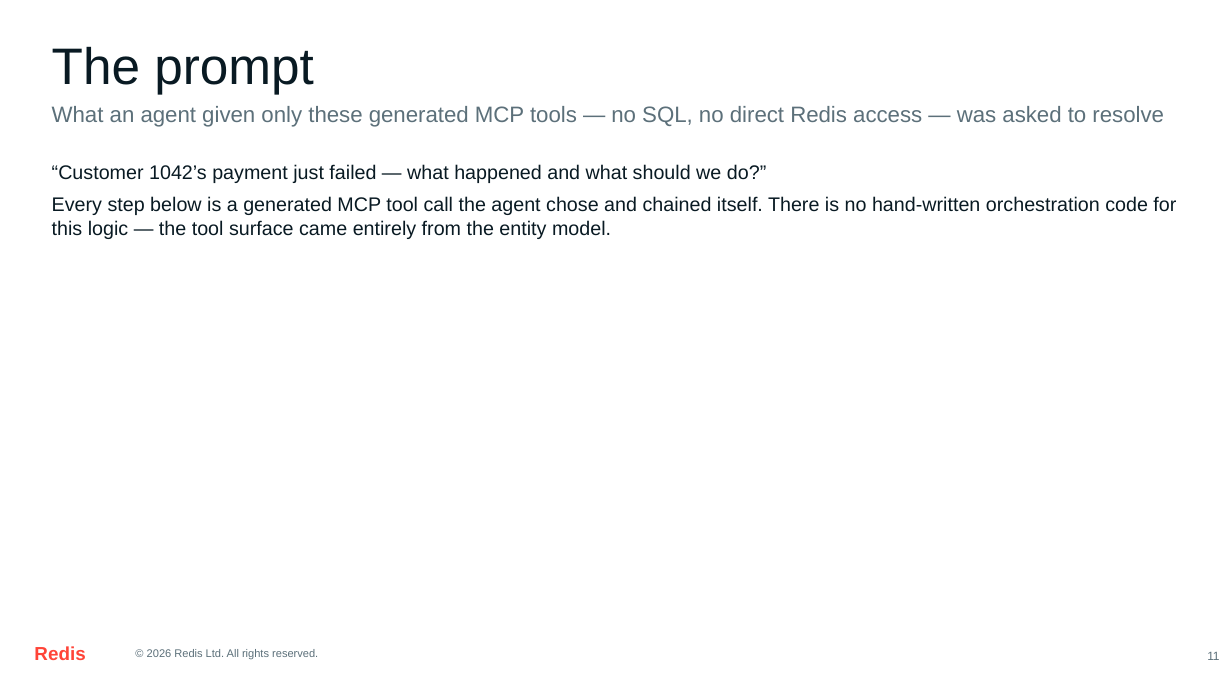
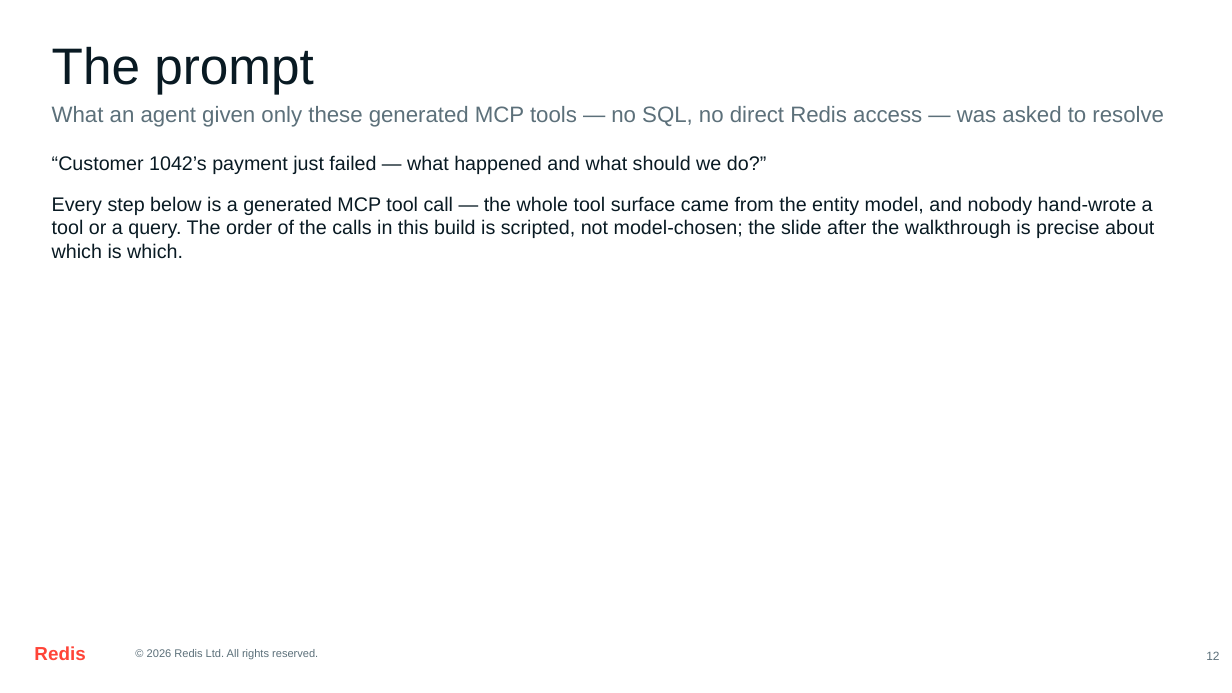
Before and after one commit to amitmknit/context-retriever-payment-failure-demo, a slide deck: slide 13 of Context-Retriever-Payment-Failure-Demo.pptx. Drawn at 1232x693 pixels with LibreOffice and Linux fonts; fonts in the diff are those of the drawing. Boxes give left, top, right and bottom in pixels: in the first picture for what was removed or moved away, otherwise in the second. Text is boxed around its words. In the diff, an @@ line names an element or a change of style, - is before the commit and + after.

```diff
--- a/Context-Retriever-Payment-Failure-Demo.pptx
+++ b/Context-Retriever-Payment-Failure-Demo.pptx
@@ text "“Customer 1042’s payment just failed ..." at box(52, 155, 766, 174): vertical alignment middle to top @@
@@ text "Every step below is a ..." at box(52, 196, 1154, 259): vertical alignment middle to top @@
@@ text at box(52, 196, 1154, 259): text changed @@
-Every step below is a generated MCP tool call the agent chose and chained itself. There is no hand-written orchestration code for this logic — the tool surface came entirely from the entity model.
+Every step below is a generated MCP tool call — the whole tool surface came from the entity model, and nobody hand-wrote a tool or a query. The order of the calls in this build is scripted, not model-chosen; the slide after the walkthrough is precise about which is which.
@@ text at box(1206, 651, 1219, 660): text changed @@
-11
+12
```
Also in this commit, not shown: 15 other slides changed, 10 slides added, 1 slide removed, 4 other files.
